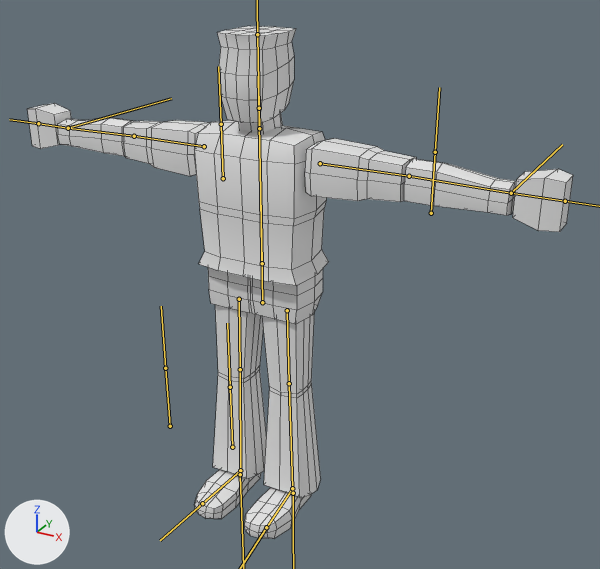
The FBX model Assets/Models/Clerk/Clerk.fbx: old version first, new version second.
Camera for both pictures: a 50 mm lens placed at (1.58, -2.56, 2.29), pointed at (0.14, 0.05, 0.98). The axes (+X, +Y, +Z) are drawn at lower left. The lights are the same throughout. The bones that bend it are drawn over the model as lines. Mesh edges are drawn as thin lines.
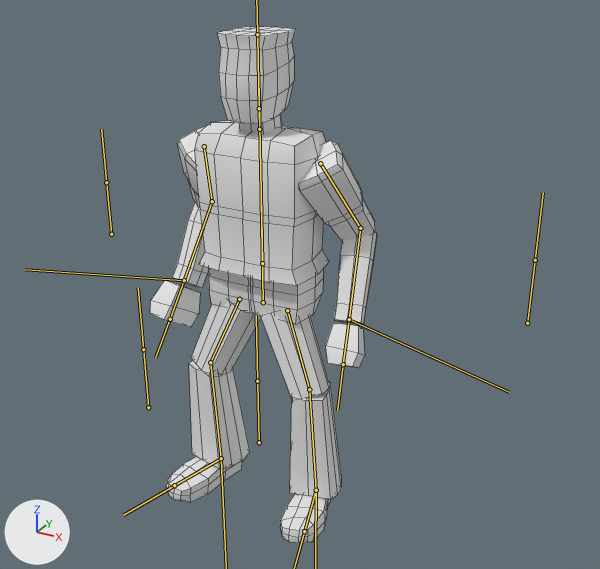
The newer file adds an action. The first version stands in its rest pose; the second is drawn at frame 29 of the action 'Clerk_Bones|Repulsed'.

Boxes [x1, y1, x2, y2] around the edits, measured in the pictures (600 x 569 px):
'Cube', posed (58% narrower): before [28, 26, 573, 539]; after [150, 26, 377, 543]
bone 'Bicep_L', root to tip: before (320, 163) to (409, 176); after (320, 163) to (360, 228)
bone 'Forearm_L', root to tip: before (409, 176) to (511, 193); after (360, 228) to (349, 319)
bone 'Bicep_R', root to tip: before (204, 146) to (134, 136); after (204, 146) to (212, 201)
bone 'Forearm_R', root to tip: before (134, 136) to (68, 128); after (212, 201) to (184, 280)
bone 'Thigh_L', root to tip: before (287, 310) to (289, 383); after (287, 310) to (309, 389)
bone 'Shin_L', root to tip: before (289, 383) to (292, 488); after (309, 389) to (316, 490)
bone 'Foot_L', root to tip: before (292, 488) to (266, 527); after (316, 490) to (304, 531)
bone 'Thigh_R', root to tip: before (239, 299) to (240, 369); after (239, 299) to (210, 362)
bone 'Shin_R', root to tip: before (240, 369) to (240, 470); after (210, 362) to (221, 458)
bone 'Foot_R', root to tip: before (240, 470) to (202, 503); after (221, 458) to (174, 485)

Diff of the bpy script that builds the scene:
```diff
--- a/Assets/Models/Clerk/Clerk.fbx.py
+++ b/Assets/Models/Clerk/Clerk.fbx.py
@@ bone_bicep_l @@
 bone_bicep_l = bpy.data.objects['Clerk_Bones'].pose.bones['Bicep_L']  # child of 'Chest'
-bone_bicep_l.rotation_quaternion = (1.0, 0.0, 0.0, 0.0)  # degrees (0, 0, 0)
+bone_bicep_l.rotation_quaternion = (0.796, -0.516, -0.016, 0.315)  # degrees (-61, 17, 33)
@@ bone_forearm_l @@
 bone_forearm_l = bpy.data.objects['Clerk_Bones'].pose.bones['Forearm_L']  # child of 'Bicep_L'
-bone_forearm_l.rotation_quaternion = (1.0, 0.0, 0.0, 0.0)  # degrees (0, 0, 0)
+bone_forearm_l.rotation_quaternion = (0.58, 0.121, 0.655, -0.47)  # degrees (-77, 61, -128)
@@ bone_bicep_r @@
 bone_bicep_r = bpy.data.objects['Clerk_Bones'].pose.bones['Bicep_R']  # child of 'Chest'
-bone_bicep_r.rotation_quaternion = (1.0, 0.0, 0.0, 0.0)  # degrees (0, 0, 0)
+bone_bicep_r.rotation_quaternion = (0.795, -0.515, 0.017, -0.321)  # degrees (-61, -18, -34)
@@ bone_forearm_r @@
 bone_forearm_r = bpy.data.objects['Clerk_Bones'].pose.bones['Forearm_R']  # child of 'Bicep_R'
-bone_forearm_r.rotation_quaternion = (1.0, 0.0, 0.0, 0.0)  # degrees (0, 0, 0)
+bone_forearm_r.rotation_quaternion = (0.577, 0.122, -0.652, 0.477)  # degrees (-76, -60, 128)
@@ bone_thigh_l @@
 bone_thigh_l = bpy.data.objects['Clerk_Bones'].pose.bones['Thigh_L']  # child of 'Pelvis'
-bone_thigh_l.rotation_quaternion = (1.0, 0.0, 0.0, 0.0)  # degrees (0, 0, 0)
+bone_thigh_l.rotation_quaternion = (0.59, 0.054, -0.784, -0.186)  # degrees (-56, -115, 46)
@@ bone_shin_l @@
 bone_shin_l = bpy.data.objects['Clerk_Bones'].pose.bones['Shin_L']  # child of 'Thigh_L'
-bone_shin_l.rotation_quaternion = (1.0, 0.0, 0.0, 0.0)  # degrees (0, 0, 0)
+bone_shin_l.rotation_quaternion = (0.663, 0.003, 0.717, 0.216)  # degrees (-85, 108, -67)
@@ bone_foot_l @@
 bone_foot_l = bpy.data.objects['Clerk_Bones'].pose.bones['Foot_L']  # child of 'Shin_L'
-bone_foot_l.rotation_quaternion = (1.0, 0.0, 0.0, 0.0)  # degrees (0, 0, 0)
+bone_foot_l.rotation_quaternion = (0.998, -0.001, -0.01, -0.056)  # degrees (0, -1, -6)
@@ bone_thigh_r @@
 bone_thigh_r = bpy.data.objects['Clerk_Bones'].pose.bones['Thigh_R']  # child of 'Pelvis'
-bone_thigh_r.rotation_quaternion = (1.0, 0.0, 0.0, 0.0)  # degrees (0, 0, 0)
+bone_thigh_r.rotation_quaternion = (0.595, 0.048, 0.78, 0.188)  # degrees (-58, 114, -46)
@@ bone_shin_r @@
 bone_shin_r = bpy.data.objects['Clerk_Bones'].pose.bones['Shin_R']  # child of 'Thigh_R'
-bone_shin_r.rotation_quaternion = (1.0, 0.0, 0.0, 0.0)  # degrees (0, 0, 0)
+bone_shin_r.rotation_quaternion = (0.662, 0.003, -0.715, -0.223)  # degrees (-86, -109, 68)
@@ bone_foot_r @@
 bone_foot_r = bpy.data.objects['Clerk_Bones'].pose.bones['Foot_R']  # child of 'Shin_R'
-bone_foot_r.rotation_quaternion = (1.0, 0.0, 0.0, 0.0)  # degrees (0, 0, 0)
+bone_foot_r.rotation_quaternion = (0.999, -0.002, 0.008, 0.054)  # degrees (0, 1, 6)
```
